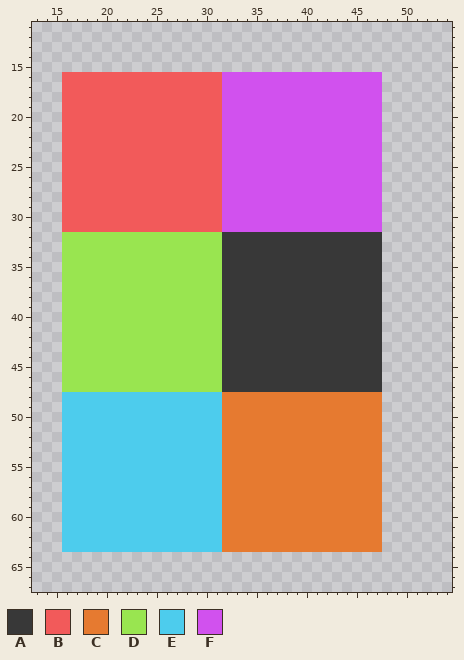
Pixel-art file, stored at Assets/aseprite saves/dev_blocks.aseprite. Above: the version before the commit.
320x180 pixels, 1 frame. Shown: x 13..54, y 11..67.
Palette (. is transparent): A #383838  B #f25a5a  C #e67a30  D #99e550  E #4dcced  F #d151ee
Pixels before, first column x 16:
16 BBBBBBBBBBBBBBBBFFFFFFFFFFFFFFFF
17 BBBBBBBBBBBBBBBBFFFFFFFFFFFFFFFF
18 BBBBBBBBBBBBBBBBFFFFFFFFFFFFFFFF
19 BBBBBBBBBBBBBBBBFFFFFFFFFFFFFFFF
20 BBBBBBBBBBBBBBBBFFFFFFFFFFFFFFFF
21 BBBBBBBBBBBBBBBBFFFFFFFFFFFFFFFF
22 BBBBBBBBBBBBBBBBFFFFFFFFFFFFFFFF
23 BBBBBBBBBBBBBBBBFFFFFFFFFFFFFFFF
24 BBBBBBBBBBBBBBBBFFFFFFFFFFFFFFFF
25 BBBBBBBBBBBBBBBBFFFFFFFFFFFFFFFF
26 BBBBBBBBBBBBBBBBFFFFFFFFFFFFFFFF
27 BBBBBBBBBBBBBBBBFFFFFFFFFFFFFFFF
28 BBBBBBBBBBBBBBBBFFFFFFFFFFFFFFFF
29 BBBBBBBBBBBBBBBBFFFFFFFFFFFFFFFF
30 BBBBBBBBBBBBBBBBFFFFFFFFFFFFFFFF
31 BBBBBBBBBBBBBBBBFFFFFFFFFFFFFFFF
32 DDDDDDDDDDDDDDDDAAAAAAAAAAAAAAAA
33 DDDDDDDDDDDDDDDDAAAAAAAAAAAAAAAA
34 DDDDDDDDDDDDDDDDAAAAAAAAAAAAAAAA
35 DDDDDDDDDDDDDDDDAAAAAAAAAAAAAAAA
36 DDDDDDDDDDDDDDDDAAAAAAAAAAAAAAAA
37 DDDDDDDDDDDDDDDDAAAAAAAAAAAAAAAA
38 DDDDDDDDDDDDDDDDAAAAAAAAAAAAAAAA
39 DDDDDDDDDDDDDDDDAAAAAAAAAAAAAAAA
40 DDDDDDDDDDDDDDDDAAAAAAAAAAAAAAAA
41 DDDDDDDDDDDDDDDDAAAAAAAAAAAAAAAA
42 DDDDDDDDDDDDDDDDAAAAAAAAAAAAAAAA
43 DDDDDDDDDDDDDDDDAAAAAAAAAAAAAAAA
44 DDDDDDDDDDDDDDDDAAAAAAAAAAAAAAAA
45 DDDDDDDDDDDDDDDDAAAAAAAAAAAAAAAA
46 DDDDDDDDDDDDDDDDAAAAAAAAAAAAAAAA
47 DDDDDDDDDDDDDDDDAAAAAAAAAAAAAAAA
48 EEEEEEEEEEEEEEEECCCCCCCCCCCCCCCC
49 EEEEEEEEEEEEEEEECCCCCCCCCCCCCCCC
50 EEEEEEEEEEEEEEEECCCCCCCCCCCCCCCC
51 EEEEEEEEEEEEEEEECCCCCCCCCCCCCCCC
52 EEEEEEEEEEEEEEEECCCCCCCCCCCCCCCC
53 EEEEEEEEEEEEEEEECCCCCCCCCCCCCCCC
54 EEEEEEEEEEEEEEEECCCCCCCCCCCCCCCC
55 EEEEEEEEEEEEEEEECCCCCCCCCCCCCCCC
56 EEEEEEEEEEEEEEEECCCCCCCCCCCCCCCC
57 EEEEEEEEEEEEEEEECCCCCCCCCCCCCCCC
58 EEEEEEEEEEEEEEEECCCCCCCCCCCCCCCC
59 EEEEEEEEEEEEEEEECCCCCCCCCCCCCCCC
60 EEEEEEEEEEEEEEEECCCCCCCCCCCCCCCC
61 EEEEEEEEEEEEEEEECCCCCCCCCCCCCCCC
62 EEEEEEEEEEEEEEEECCCCCCCCCCCCCCCC
63 EEEEEEEEEEEEEEEECCCCCCCCCCCCCCCC
Now the later version:
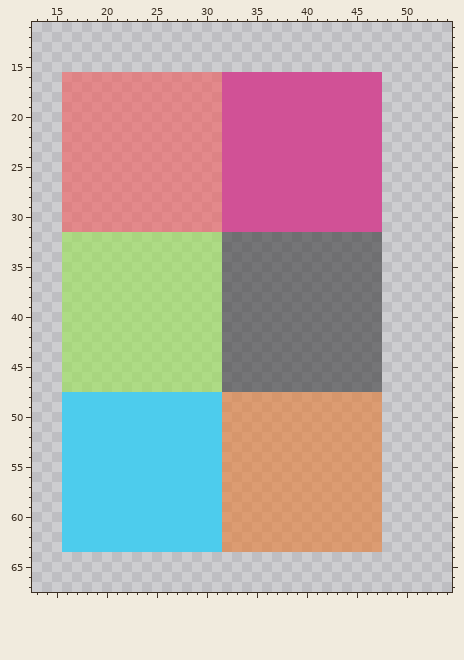
Difference:
colour A: #383838 -> #38383896
colour B: #f25a5a -> #f25a5a96
colour C: #e67a30 -> #e67a3096
colour D: #99e550 -> #99e55096
colour F: #d151ee -> #d15196
Where, in picture pixels (left, top, right, bottom), the same in both pictures:
changed: (62, 72, 382, 552)
